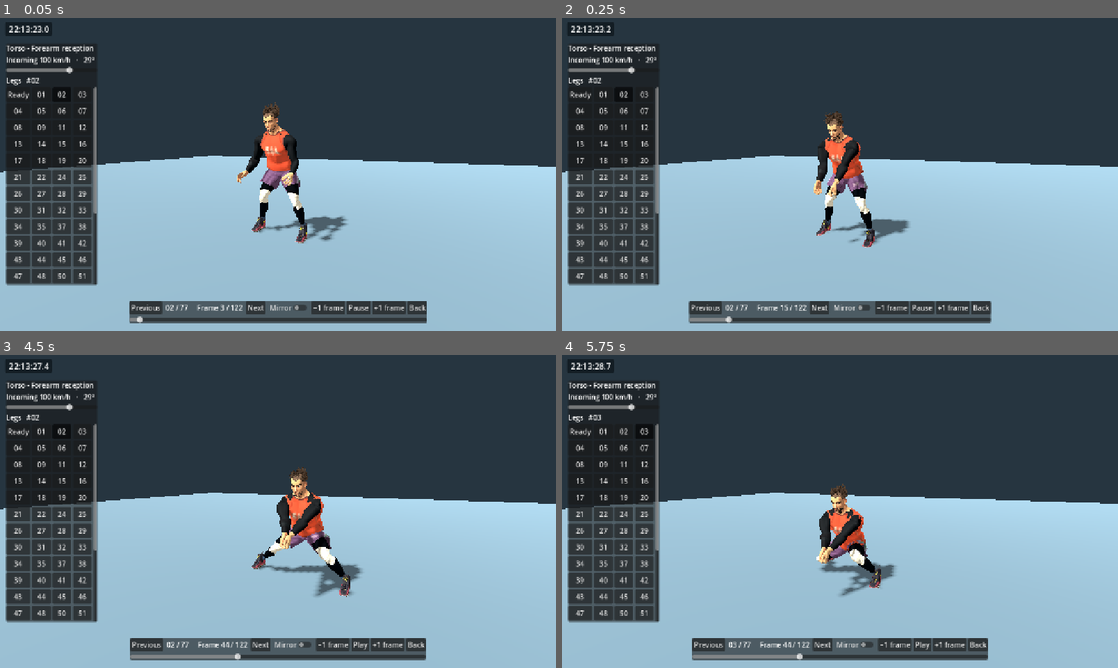
Above: before the commit, frames 1-4 (two rows, left to right).
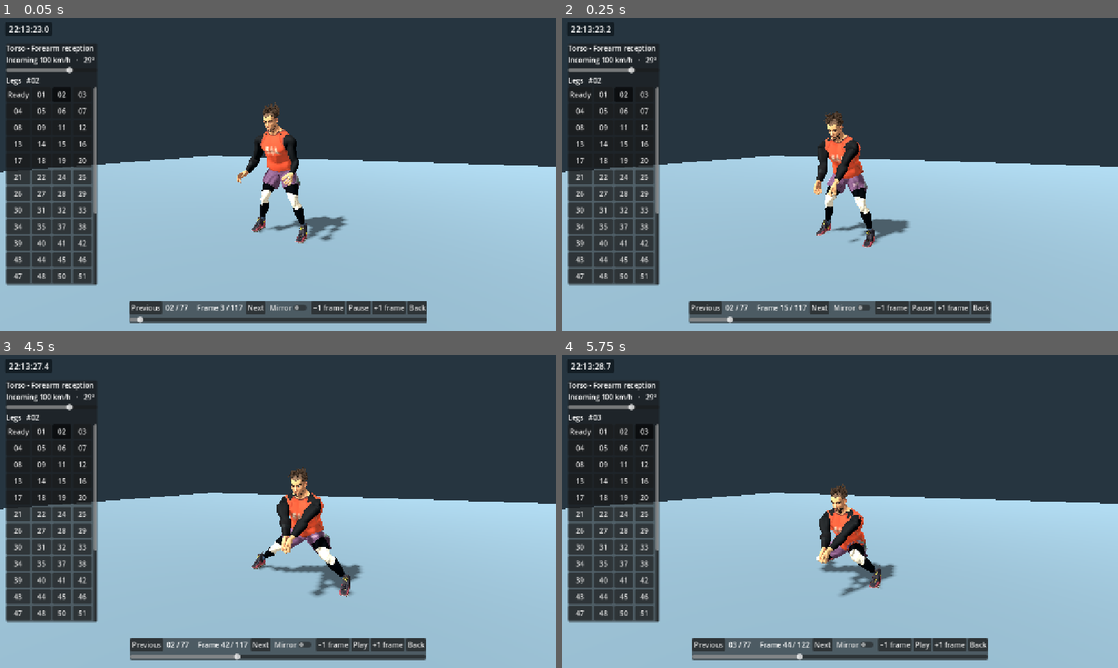
Above: after the commit, the same moments.

Repository: foreandr/volleyball
Game: Godot game, scene res://scenes/reception_studio.tscn
The game is run twice, just before and just after one commit, with the same random seed, the same clock (stepped at 60 frames per second) and the same inputs. This scene is started directly instead of the project's main scene. Sound files missing from this copy of the repository are replaced by a short silence.
Inputs:
- Up to frame 1 (0.05 s): no input
- Up to frame 2 (0.25 s): no input
- Up to frame 3 (4.5 s): click "Previous" at 0.5 s; click "−1 frame" at 1.25 s; click "−1 frame" at 2 s; click "+1 frame" at 2.75 s; click "01" at 3.5 s; click "02" at 4.25 s
- Up to frame 4 (5.75 s): click "03" at 5 s

The runs differ from the first frame. In frame 1, 0.3% of the frame differs, in the area x 24-60%, y 47-98%; in frame 2, less than 0.1%; in frame 3, 0.3%, in the area x 40-65%, y 35-98%; in frame 4, nothing differs.

Commit message:
End sidestep two in ready stance before the extra recovery frames

Diff:
--- a/assets/reception_studio.json
+++ b/assets/reception_studio.json
@@ -1,6 +1,6 @@
 [
   {"id": 1, "kind": "lunge", "side": 0.59, "drop": 0.33, "forward": 0.43, "lean": 35, "contact": 42, "frames": 122},
-  {"id": 2, "kind": "wide", "side": 0.64, "drop": 0.28, "forward": 0.31, "lean": 26, "contact": 42, "frames": 122},
+  {"id": 2, "kind": "wide", "side": 0.64, "drop": 0.28, "forward": 0.31, "lean": 26, "contact": 42, "frames": 117, "source_end": 122},
   {"id": 3, "kind": "knee", "side": 0.22, "drop": 0.47, "forward": 0.29, "lean": 32, "contact": 42, "frames": 122},
   {"id": 4, "kind": "straight", "side": 0.05, "drop": 0.12, "forward": 0.07, "lean": 10, "contact": 42, "frames": 122},
   {"id": 5, "kind": "kneel", "side": 0.34, "drop": 0.51, "forward": 0.22, "lean": 18, "contact": 42, "frames": 122},
--- a/scripts/reception_studio.gd
+++ b/scripts/reception_studio.gd
@@ -218,11 +218,12 @@
 		return
 	sample_layer(legs,c,f)
 	var contact := float(FOREARM.get_meta("contact_time"))
-	var time := remap(f,0.,c.contact,0.,contact) if f<=c.contact else remap(f,c.contact,c.frames,contact,FOREARM.length)
+	var time := remap(f,0.,c.contact,0.,contact) if f<=c.contact else remap(f,c.contact,c.get("source_end",c.frames),contact,FOREARM.length)
 	var key := roundi(time*60.)
 	if not forearm_frames.has(key):
 		forearm_frames[key]=Save.sample_clip(player.skeleton,FOREARM,minf(key/60.,FOREARM.length))
-	var weight := smoothstep(0.,5.,f)*(1.-smoothstep(c.frames-6.,c.frames,f))
+	var settle: float=c.frames-3. if c.has("source_end") else c.frames
+	var weight := smoothstep(0.,5.,f)*(1.-smoothstep(settle-6.,settle,f))
 	for bone in upper_bones:
 		player.skeleton.set_bone_pose(bone,ready_pose[bone].interpolate_with(forearm_frames[key][bone],weight))
 
@@ -255,7 +256,13 @@
 	if which!=index:
 		if f<=timeline.contact: f=f*c.contact/timeline.contact
 		else: f=remap(f,timeline.contact,timeline.frames,c.contact,c.frames)
-	var weight := smoothstep(5.,c.contact,f)*(1.-smoothstep(c.contact+6.,c.frames-8.,f))
+	var source_end: float=c.get("source_end",c.frames)
+	var weight := smoothstep(5.,c.contact,f)*(1.-smoothstep(c.contact+6.,source_end-8.,f))
+	if weight<=0.:
+		player.position=Vector3.ZERO
+		player.rotation.y=0.
+		for bone in ready_pose.size(): player.skeleton.set_bone_pose(bone,ready_pose[bone])
+		return
 	var author=player.get_pose_author()
 	var rig: Skeleton3D=player.skeleton
 	player.position=Vector3.ZERO
